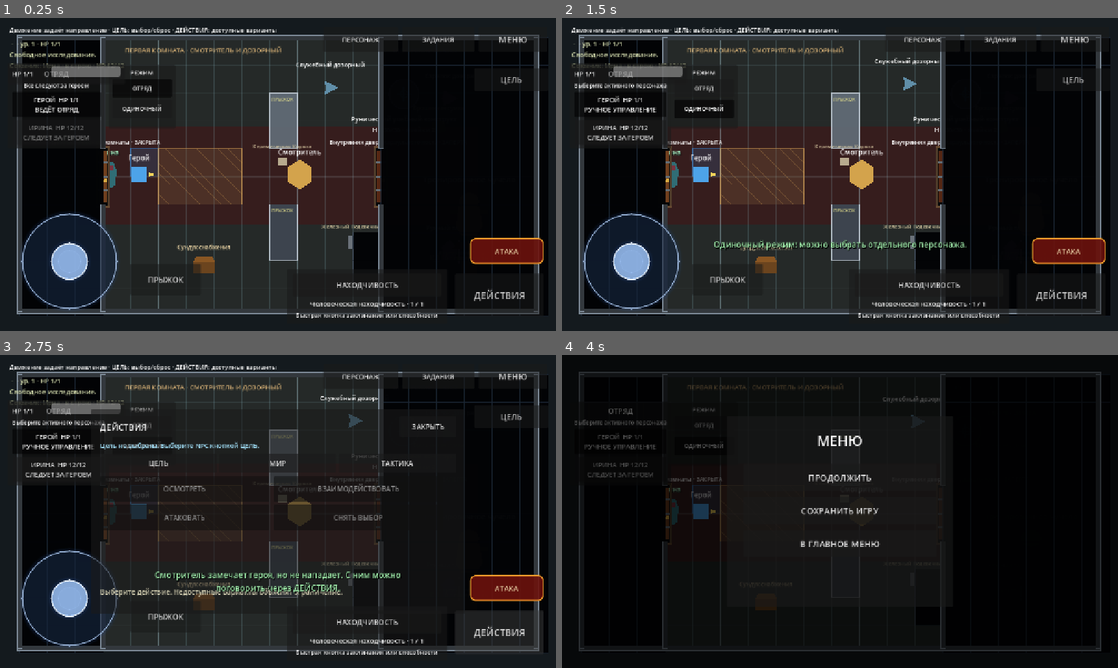
Above: before the commit, frames 1-4 (two rows, left to right).
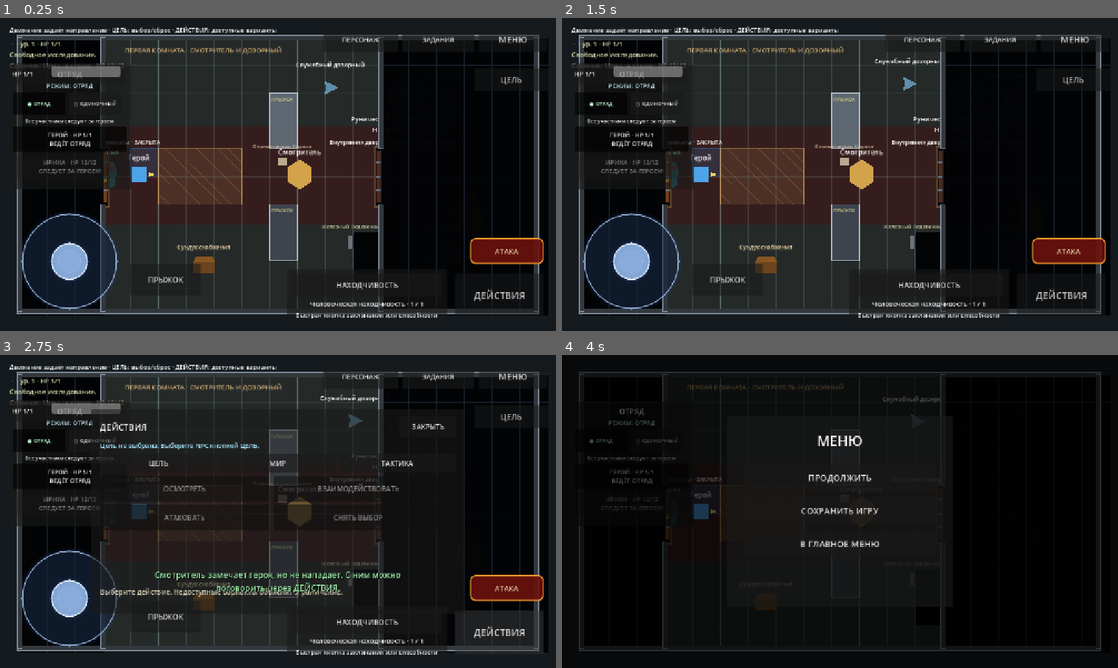
Above: after the commit, the same moments.

Repository: eretenkodaniil16-rgb/rpg-project
Game: Godot game, scene res://scenes/game/game.tscn
Same seed, same stepped clock (60 frames per second), same inputs: the game is played once before the commit and once after it. This scene is started directly instead of the project's main scene.
Inputs (mouse positions are in pixels of both pictures, inside the frame that each line leads up to):
- Up to frame 1 (0.25 s): no input
- Up to frame 2 (1.5 s): click (706, 86) at 0.5 s, where only the run before the commit has a clickable "ОТРЯД"; click (706, 108) at 1.25 s, where only the run before the commit has a clickable "ОДИНОЧНЫЙ"
- Up to frame 3 (2.75 s): click "ДЕЙСТВИЯ" at 2 s
- Up to frame 4 (4 s): click "МЕНЮ" at 2.75 s; click (623, 442) at 3.5 s, where only the run before the commit has a clickable "ГЕРОЙ HP 1/1 РУЧНОЕ УПРАВЛЕНИЕ"

The runs differ from the first frame. In frame 1, 2.5% of the frame differs, in the area x 3-31%, y 14-55%; in frame 2, 3.2%, in the area x 2-73%, y 14-75%; in frame 3, 1.5%; in frame 4, 1.0%.

Commit message:
fix: переразместить меню режимов отряда для мобильного HUD

Diff:
--- a/scripts/ui/party_menu_ui.gd
+++ b/scripts/ui/party_menu_ui.gd
@@ -9,9 +9,13 @@
 const EXPLORATION_MODE_PARTY: String = "party"
 const EXPLORATION_MODE_SOLO: String = "solo"
 
+const PANEL_SIZE: Vector2 = Vector2(286.0, 286.0)
+const MEMBER_BUTTON_SIZE: Vector2 = Vector2(252.0, 58.0)
+const MODE_BUTTON_SIZE: Vector2 = Vector2(121.0, 52.0)
+
 var _panel: PanelContainer = null
-var _mode_panel: PanelContainer = null
 var _title_label: Label = null
+var _mode_summary_label: Label = null
 var _status_label: Label = null
 var _player_button: Button = null
 var _irina_button: Button = null
@@ -33,25 +37,24 @@
 func _build_ui() -> void:
 	set_anchors_preset(Control.PRESET_TOP_LEFT)
 	position = Vector2(18.0, 108.0)
-	size = Vector2(392.0, 190.0)
+	size = PANEL_SIZE
 	mouse_filter = Control.MOUSE_FILTER_PASS
 
 	_panel = PanelContainer.new()
 	_panel.name = "Panel"
-	_panel.position = Vector2.ZERO
-	_panel.size = Vector2(224.0, 190.0)
+	_panel.set_anchors_and_offsets_preset(Control.PRESET_FULL_RECT)
 	_panel.mouse_filter = Control.MOUSE_FILTER_STOP
 	add_child(_panel)
 
 	var margin := MarginContainer.new()
-	margin.add_theme_constant_override("margin_left", 10)
-	margin.add_theme_constant_override("margin_top", 8)
-	margin.add_theme_constant_override("margin_right", 10)
-	margin.add_theme_constant_override("margin_bottom", 8)
+	margin.add_theme_constant_override("margin_left", 12)
+	margin.add_theme_constant_override("margin_top", 9)
+	margin.add_theme_constant_override("margin_right", 12)
+	margin.add_theme_constant_override("margin_bottom", 10)
 	_panel.add_child(margin)
 
 	var column := VBoxContainer.new()
-	column.add_theme_constant_override("separation", 6)
+	column.add_theme_constant_override("separation", 5)
 	margin.add_child(column)
 
 	_title_label = Label.new()
@@ -60,10 +63,27 @@
 	_title_label.add_theme_font_size_override("font_size", 17)
 	column.add_child(_title_label)
 
+	_mode_summary_label = Label.new()
+	_mode_summary_label.text = "РЕЖИМ: ОТРЯД"
+	_mode_summary_label.horizontal_alignment = HORIZONTAL_ALIGNMENT_CENTER
+	_mode_summary_label.add_theme_font_size_override("font_size", 14)
+	_mode_summary_label.add_theme_color_override("font_color", Color(0.78, 0.94, 1.0, 1.0))
+	column.add_child(_mode_summary_label)
+
+	var mode_row := HBoxContainer.new()
+	mode_row.add_theme_constant_override("separation", 8)
+	column.add_child(mode_row)
+
+	_mode_button_group.allow_unpress = false
+	_party_mode_button = _create_mode_button("ОТРЯД", EXPLORATION_MODE_PARTY)
+	_solo_mode_button = _create_mode_button("ОДИНОЧНЫЙ", EXPLORATION_MODE_SOLO)
+	mode_row.add_child(_party_mode_button)
+	mode_row.add_child(_solo_mode_button)
+
 	_status_label = Label.new()
 	_status_label.text = "Все следуют за героем"
 	_status_label.horizontal_alignment = HORIZONTAL_ALIGNMENT_CENTER
-	_status_label.add_theme_font_size_override("font_size", 13)
+	_status_label.add_theme_font_size_override("font_size", 12)
 	column.add_child(_status_label)
 
 	_button_group.allow_unpress = false
@@ -72,49 +92,15 @@
 	column.add_child(_player_button)
 	column.add_child(_irina_button)
 
-	_build_mode_switch()
-
-
-func _build_mode_switch() -> void:
-	_mode_panel = PanelContainer.new()
-	_mode_panel.name = "ModePanel"
-	_mode_panel.position = Vector2(232.0, 0.0)
-	_mode_panel.size = Vector2(154.0, 146.0)
-	_mode_panel.mouse_filter = Control.MOUSE_FILTER_STOP
-	add_child(_mode_panel)
-
-	var margin := MarginContainer.new()
-	margin.add_theme_constant_override("margin_left", 8)
-	margin.add_theme_constant_override("margin_top", 8)
-	margin.add_theme_constant_override("margin_right", 8)
-	margin.add_theme_constant_override("margin_bottom", 8)
-	_mode_panel.add_child(margin)
-
-	var column := VBoxContainer.new()
-	column.add_theme_constant_override("separation", 5)
-	margin.add_child(column)
-
-	var mode_title := Label.new()
-	mode_title.text = "РЕЖИМ"
-	mode_title.horizontal_alignment = HORIZONTAL_ALIGNMENT_CENTER
-	mode_title.add_theme_font_size_override("font_size", 14)
-	column.add_child(mode_title)
-
-	_mode_button_group.allow_unpress = false
-	_party_mode_button = _create_mode_button("ОТРЯД", EXPLORATION_MODE_PARTY)
-	_solo_mode_button = _create_mode_button("ОДИНОЧНЫЙ", EXPLORATION_MODE_SOLO)
-	column.add_child(_party_mode_button)
-	column.add_child(_solo_mode_button)
-
 
 func _create_member_button(member_name: String, member_id: String) -> Button:
 	var button := Button.new()
-	button.custom_minimum_size = Vector2(196.0, 58.0)
+	button.custom_minimum_size = MEMBER_BUTTON_SIZE
 	button.toggle_mode = true
 	button.button_group = _button_group
 	button.focus_mode = Control.FOCUS_NONE
 	button.action_mode = BaseButton.ACTION_MODE_BUTTON_RELEASE
-	button.add_theme_font_size_override("font_size", 15)
+	button.add_theme_font_size_override("font_size", 14)
 	button.text = member_name
 	button.pressed.connect(func() -> void:
 		member_control_requested.emit(member_id)
@@ -124,13 +110,16 @@
 
 func _create_mode_button(label_text: String, mode_id: String) -> Button:
 	var button := Button.new()
-	button.custom_minimum_size = Vector2(136.0, 42.0)
+	button.custom_minimum_size = MODE_BUTTON_SIZE
 	button.toggle_mode = true
 	button.button_group = _mode_button_group
 	button.focus_mode = Control.FOCUS_NONE
 	button.action_mode = BaseButton.ACTION_MODE_BUTTON_RELEASE
-	button.add_theme_font_size_override("font_size", 13)
+	button.add_theme_font_size_override("font_size", 12)
+	button.add_theme_color_override("font_pressed_color", Color(0.75, 1.0, 0.82, 1.0))
+	button.add_theme_color_override("font_hover_pressed_color", Color(0.75, 1.0, 0.82, 1.0))
 	button.text = label_text
+	button.set_meta("base_label", label_text)
 	button.pressed.connect(func() -> void:
 		exploration_mode_requested.emit(mode_id)
 	)
@@ -151,26 +140,21 @@
 	var irina_following: bool = bool(state.get("irina_following", true))
 	var irina_available: bool = bool(state.get("irina_available", true))
 
+	_update_mode_visuals()
+
 	if _status_label != null:
 		if _combat_active:
-			_status_label.text = "Ход противника" if _enemy_turn else "Инициатива"
+			_status_label.text = "БОЙ: ХОД ПРОТИВНИКА" if _enemy_turn else "БОЙ: ХОД УЧАСТНИКА"
 		elif _exploration_mode_id == EXPLORATION_MODE_PARTY:
-			_status_label.text = "Все следуют за героем"
+			_status_label.text = "Все участники следуют за героем"
 		else:
-			_status_label.text = "Выберите активного персонажа"
-
-	if _party_mode_button != null:
-		_party_mode_button.button_pressed = _exploration_mode_id == EXPLORATION_MODE_PARTY
-		_party_mode_button.disabled = _combat_active
-	if _solo_mode_button != null:
-		_solo_mode_button.button_pressed = _exploration_mode_id == EXPLORATION_MODE_SOLO
-		_solo_mode_button.disabled = _combat_active
+			_status_label.text = "Нажмите карточку активного персонажа"
 
 	if _player_button != null:
 		_player_button.button_pressed = _active_member_id == PLAYER_MEMBER_ID
 		_player_button.disabled = _combat_active and _active_member_id != PLAYER_MEMBER_ID
 		var player_state: String = _member_state_label(PLAYER_MEMBER_ID, false)
-		_player_button.text = "ГЕРОЙ  HP %d/%d\n%s" % [player_hp, player_max_hp, player_state]
+		_player_button.text = "ГЕРОЙ · HP %d/%d\n%s" % [player_hp, player_max_hp, player_state]
 
 	if _irina_button != null:
 		_irina_button.button_pressed = _active_member_id == IRINA_MEMBER_ID
@@ -180,14 +164,33 @@
 			or (not _combat_active and _exploration_mode_id == EXPLORATION_MODE_PARTY)
 		)
 		var irina_state: String = _member_state_label(IRINA_MEMBER_ID, irina_following)
-		_irina_button.text = "ИРИНА  HP %d/%d\n%s" % [irina_hp, irina_max_hp, irina_state]
+		_irina_button.text = "ИРИНА · HP %d/%d\n%s" % [irina_hp, irina_max_hp, irina_state]
+
+
+func _update_mode_visuals() -> void:
+	var party_selected: bool = _exploration_mode_id == EXPLORATION_MODE_PARTY
+	if _mode_summary_label != null:
+		if _combat_active:
+			_mode_summary_label.text = "РЕЖИМЫ ИССЛЕДОВАНИЯ НЕДОСТУПНЫ В БОЮ"
+			_mode_summary_label.add_theme_font_size_override("font_size", 10)
+		else:
+			_mode_summary_label.text = "РЕЖИМ: ОТРЯД" if party_selected else "РЕЖИМ: ОДИНОЧНЫЙ"
+			_mode_summary_label.add_theme_font_size_override("font_size", 14)
+	if _party_mode_button != null:
+		_party_mode_button.button_pressed = party_selected
+		_party_mode_button.disabled = _combat_active
+		_party_mode_button.text = ("● " if party_selected else "○ ") + "ОТРЯД"
+	if _solo_mode_button != null:
+		_solo_mode_button.button_pressed = not party_selected
+		_solo_mode_button.disabled = _combat_active
+		_solo_mode_button.text = ("○ " if party_selected else "● ") + "ОДИНОЧНЫЙ"
 
 
 func _member_state_label(member_id: String, following: bool) -> String:
 	if _combat_active:
 		if _enemy_turn:
 			return "ОЖИДАЕТ"
-		return "ХОД" if _active_member_id == member_id else "ОЖИДАЕТ"
+		return "ТЕКУЩИЙ ХОД" if _active_member_id == member_id else "ОЖИДАЕТ"
 	if _exploration_mode_id == EXPLORATION_MODE_PARTY:
 		if member_id == PLAYER_MEMBER_ID:
 			return "ВЕДЁТ ОТРЯД"
@@ -241,6 +244,8 @@
 		"exploration_mode_id": _exploration_mode_id,
 		"combat_active": _combat_active,
 		"enemy_turn": _enemy_turn,
+		"panel_position": position,
+		"panel_size": size,
 		"player_pressed": _player_button.button_pressed if _player_button != null else false,
 		"irina_pressed": _irina_button.button_pressed if _irina_button != null else false,
 		"player_disabled": _player_button.disabled if _player_button != null else true,
@@ -249,5 +254,8 @@
 		"solo_mode_pressed": _solo_mode_button.button_pressed if _solo_mode_button != null else false,
 		"party_mode_disabled": _party_mode_button.disabled if _party_mode_button != null else true,
 		"solo_mode_disabled": _solo_mode_button.disabled if _solo_mode_button != null else true,
+		"party_mode_text": _party_mode_button.text if _party_mode_button != null else "",
+		"solo_mode_text": _solo_mode_button.text if _solo_mode_button != null else "",
+		"mode_summary": _mode_summary_label.text if _mode_summary_label != null else "",
 		"status": _status_label.text if _status_label != null else ""
 	}
